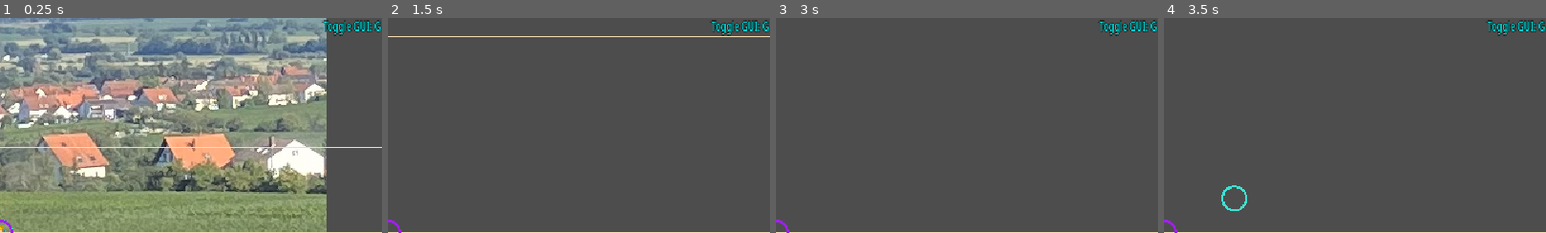
Above: before the commit, frames 1-4 (left to right).
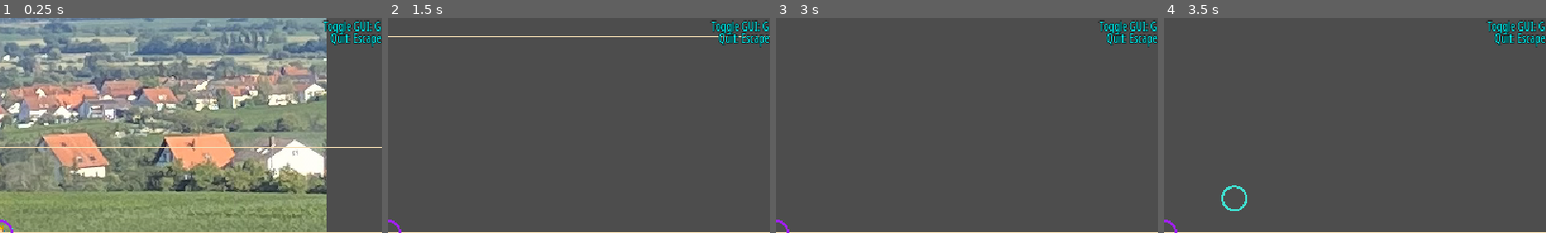
Above: after the commit, the same moments.

Repository: Toxe/godot-pixel-style
Game: Godot game, scene res://scenes/main.tscn
The game is run twice, just before and just after one commit, with the same random seed, the same clock (stepped at 60 frames per second) and the same inputs.
Inputs (mouse positions are % of the whole screen's width and height, from its top left):
- Up to frame 1 (0.25 s): no input
- Up to frame 2 (1.5 s): tap Enter at 0.5 s; move the mouse to (72, 45) at 0.52 s; hold Right (ui_right) 0.53-1.28 s; hold G (toggle_gui) 0.53-1.28 s; click (72, 45) at 0.67 s; move the mouse to (30, 55) at 1.27 s; hold Down (ui_down) from 1.28 s (still down); tap G (toggle_gui) at 1.35 s
- Up to frame 3 (3 s): move the mouse to (60, 28) at 2.02 s; release Down (ui_down) at 2.03 s; hold Right (ui_right) 2.03-2.78 s; hold G (toggle_gui) 2.03-2.78 s; move the mouse to (45, 70) at 2.77 s; hold Up (ui_up) from 2.78 s (still down); tap G (toggle_gui) at 2.85 s; click (45, 70) at 2.92 s
- Up to frame 4 (3.5 s): keep holding Up (ui_up)
The pictures show only the part of the screen within x 50-100%, y 0-50%; the shares and areas given below are measured in that part.

The runs differ from the first frame. In frame 1, 0.5% of the frame differs, in the area x 86-100%, y 6-14%; in frame 2, 0.5%; in frame 3, 0.5%; in frame 4, 0.5%.

Commit message:
Add Escape hotkey to quit

Diff:
--- a/PixelStyle/project.godot
+++ b/PixelStyle/project.godot
@@ -40,6 +40,11 @@
 "events": [Object(InputEventKey,"resource_local_to_scene":false,"resource_name":"","device":-1,"window_id":0,"alt_press …(192 unchanged characters)…
 ]
 }
+quit={
+"deadzone": 0.2,
+"events": [Object(InputEventKey,"resource_local_to_scene":false,"resource_name":"","device":-1,"window_id":0,"alt_pressed":false,"shift_pressed":false,"ctrl_pressed":false,"meta_pressed":false,"pressed":false,"keycode":0,"physical_keycode":4194305,"key_label":0,"unicode":0,"location":0,"echo":false,"script":null)
+]
+}
 
 [rendering]
 
--- a/PixelStyle/scenes/gui.gd
+++ b/PixelStyle/scenes/gui.gd
@@ -28,6 +28,8 @@
 func _unhandled_key_input(event: InputEvent) -> void:
     if event.is_action_pressed("toggle_gui"):
         visible = !visible
+    elif event.is_action_pressed("quit"):
+        get_tree().quit()
 
 
 func format_vector(vec: Vector2) -> String:
--- a/PixelStyle/scenes/gui.tscn
+++ b/PixelStyle/scenes/gui.tscn
@@ -68,4 +68,6 @@
 [node name="HotkeysLabel" type="Label" parent="HBoxContainer"]
 layout_mode = 2
 size_flags_vertical = 0
-text = "Toggle GUI: G"
+text = "Toggle GUI: G
+Quit: Escape"
+horizontal_alignment = 2
